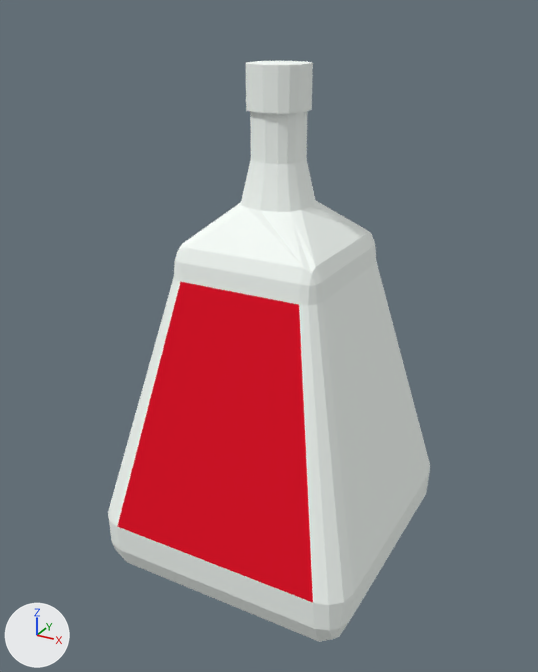
One commit to the Blender file Escape/Assets/Objects/Whiskeyflasche/Whiskeyflasche3.blend: the scene before it, then after it.
Both versions are drawn from a 50 mm lens placed at (0.123, -0.23, 0.208), pointed at (-0.002, -0.004, 0.095). The lights are fixed; the arrows at lower left show +X, +Y and +Z.

Objects in the first picture: 'Flasche', 'Label'.
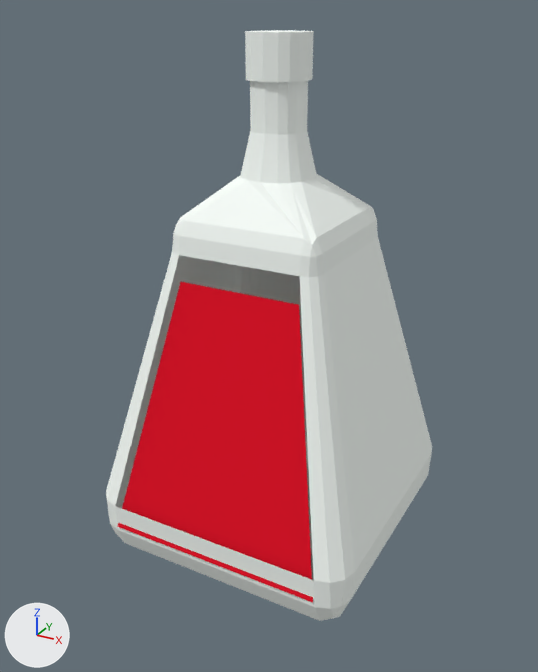
What differs and where, as boxes [x1, y1, x2, y2] in the pictures (538 x 672 px):
'Flasche', moved: before [108, 61, 430, 642]; after [106, 30, 432, 621]

What changed in the scene script:
```text
Change ob_flasche:
    ob_flasche.location: (0.0, 0.0, 0.075) -> (0.0, 0.0, 0.0858)
```
